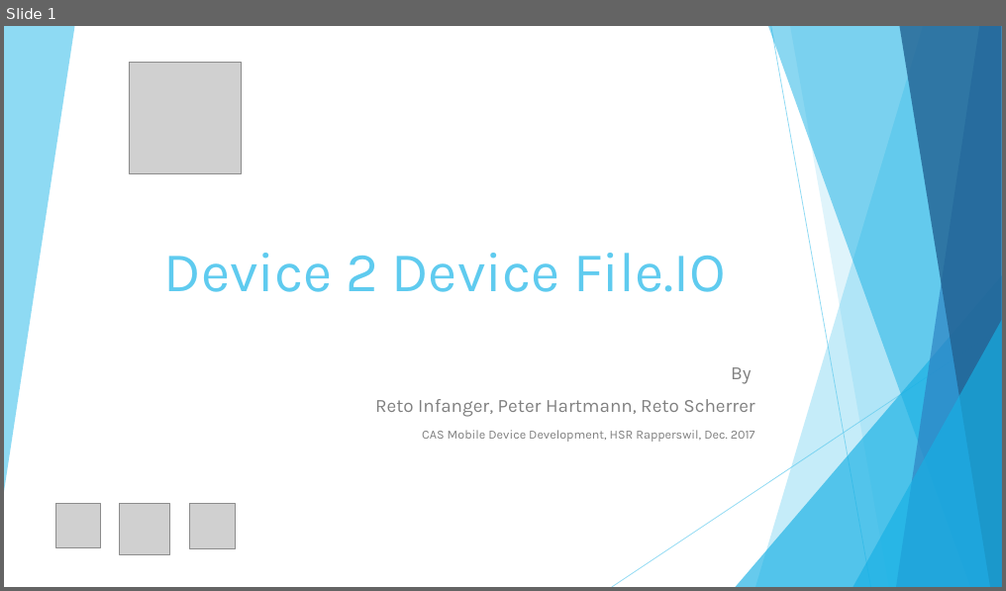
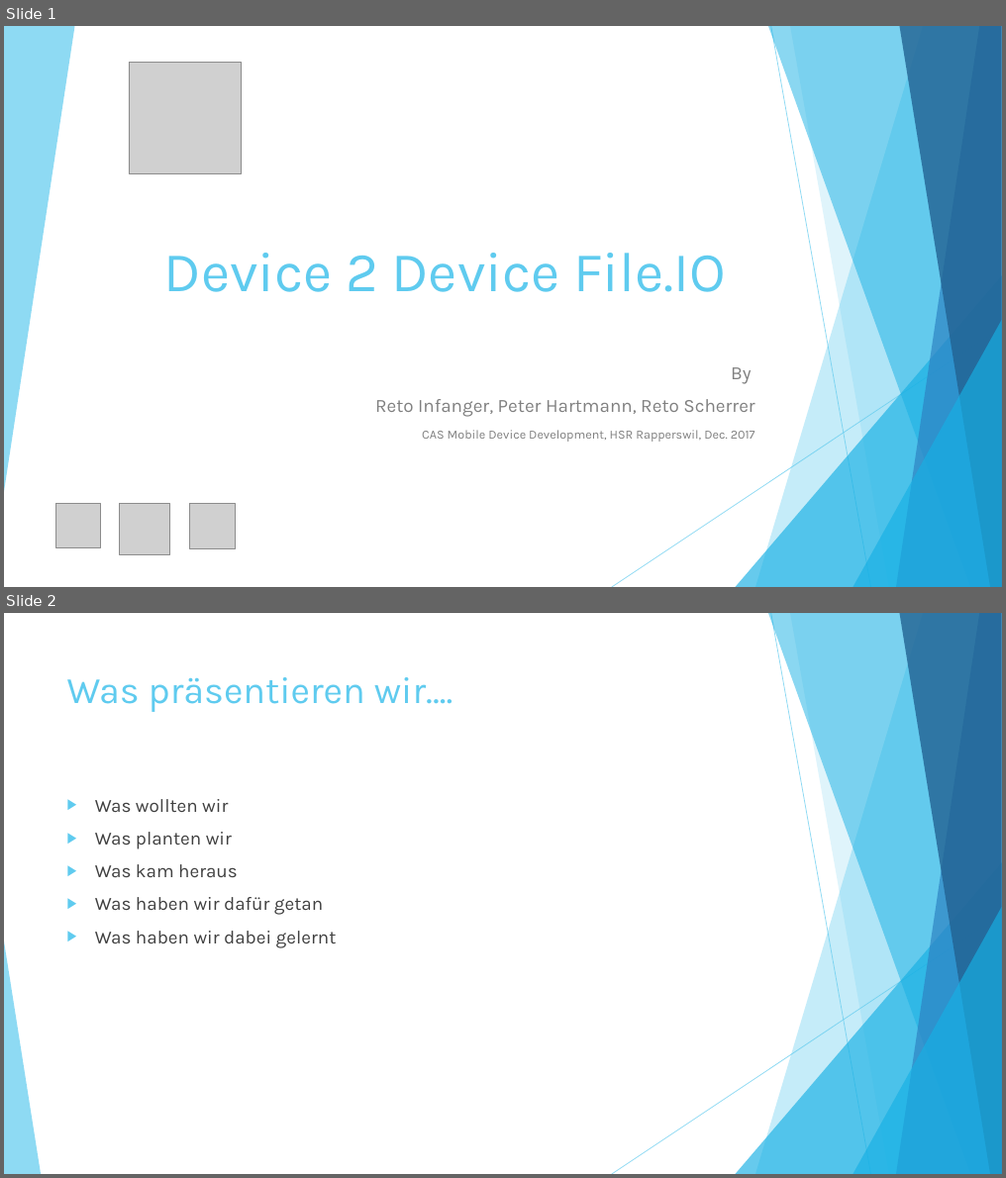
Before and after one commit to chrobacik/Device2Device-FileIO, a slide deck: Projekt Dokumente/Präsentation.pptx. Shown one above the other, each under a label of ours: slide 1 before the commit, slides 1 and 2 after it. The pictures are 1006x591 and 1006x1178 pixels, drawn with LibreOffice and Linux fonts; fonts in the diff are those of the drawing; grey boxes stand for pictures. Boxes give left, top, right and bottom in pixels: in the first picture for what was removed or moved away, otherwise in the second. Text is boxed around its words. In the diff, an @@ line names an element or a change of style, - is before the commit and + after.

```diff
--- a/Projekt Dokumente/Präsentation.pptx
+++ b/Projekt Dokumente/Präsentation.pptx
@@ slide 2 added at box(4, 613, 1002, 1174), background #FFFFFF; not listed: 9 template elements that a slide beside it also shows @@
@@ title added at box(67, 677, 452, 712), 36 pt, text #5FCBEF @@
+Was präsentieren wir….
@@ text added at box(95, 799, 337, 949), 18 pt, text #404040 @@
+▶ Was wollten wir
+▶ Was planten wir
+▶ Was kam heraus
+▶ Was haben wir dafür getan
+▶ Was haben wir dabei gelernt
@@ triangle added at box(4, 942, 41, 1174), fill #5FCBEF at 70% opacity @@
```
Also in this commit, not shown: 10 other slides added, 1 other file.
